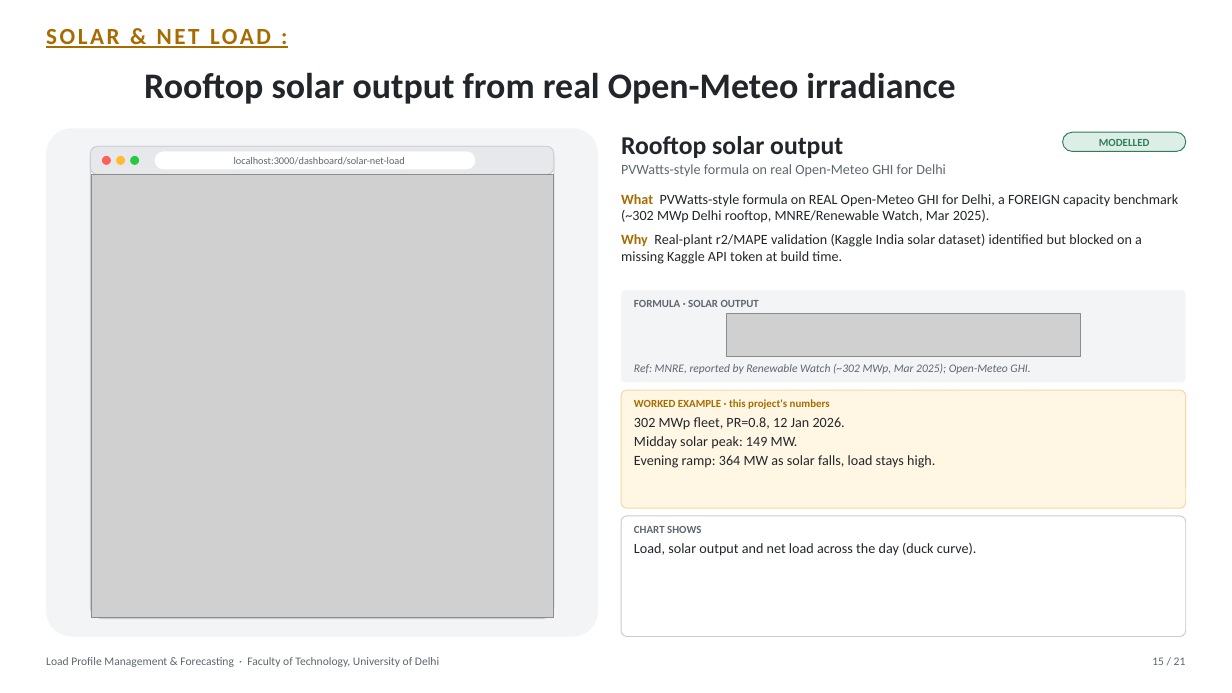
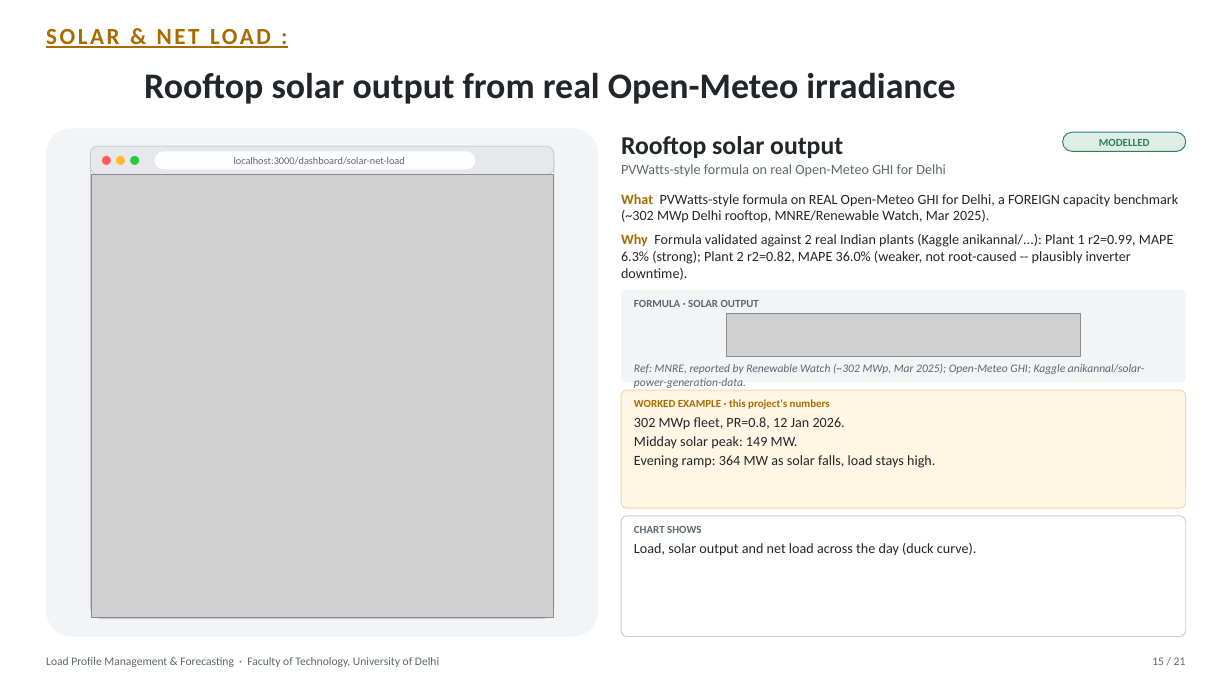
Before and after one commit to Vansh-lab/lpmf, a slide deck: slide 15 of docs/LPMF_Project_Presentation_v2.pptx. Drawn at 1232x693 pixels with LibreOffice and Linux fonts; fonts in the diff are those of the drawing; grey boxes stand for pictures. Boxes give left, top, right and bottom in pixels: in the first picture for what was removed or moved away, otherwise in the second. Text is boxed around its words. In the diff, an @@ line names an element or a change of style, - is before the commit and + after.

```diff
--- a/docs/LPMF_Project_Presentation_v2.pptx
+++ b/docs/LPMF_Project_Presentation_v2.pptx
@@ text at (621,234,1173,280): text changed @@
-Why Real-plant r2/MAPE validation (Kaggle India solar dataset) identified but blocked on a missing Kaggle API token at build time.
+Why Formula validated against 2 real Indian plants (Kaggle anikannal/...): Plant 1 r2=0.99, MAPE 6.3% (strong); Plant 2 r2=0.82, MAPE 36.0% (weaker, not root-caused -- plausibly inverter downtime).
@@ text at (634,364,1144,388): text changed @@
-Ref: MNRE, reported by Renewable Watch (~302 MWp, Mar 2025); Open-Meteo GHI.
+Ref: MNRE, reported by Renewable Watch (~302 MWp, Mar 2025); Open-Meteo GHI; Kaggle anikannal/solar-power-generation-data.
```
Also in this commit, not shown: 2 other slides changed, 2 other files.
